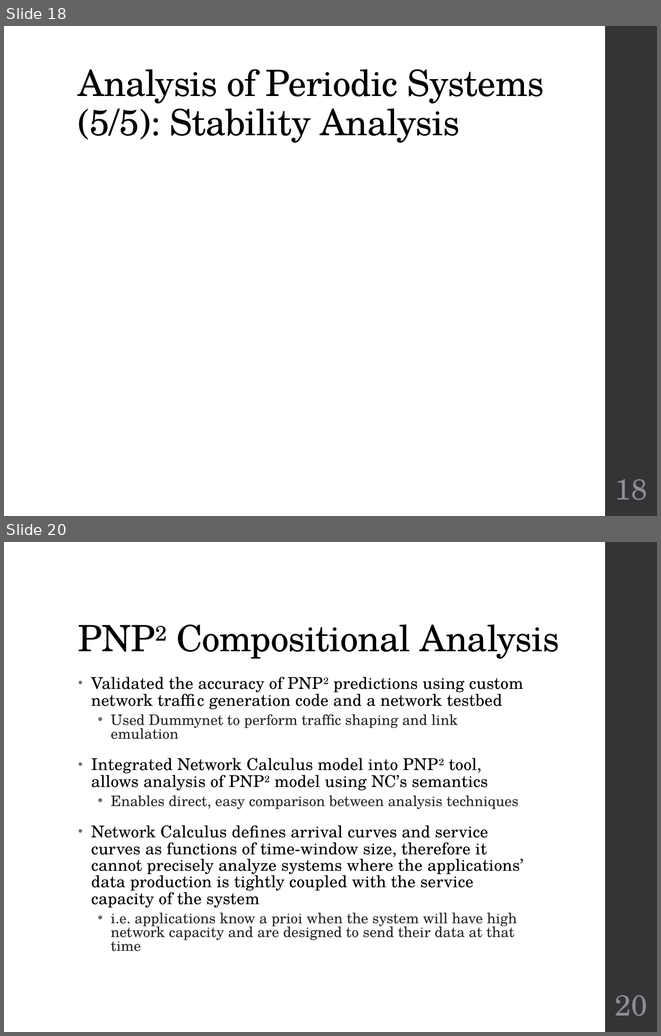
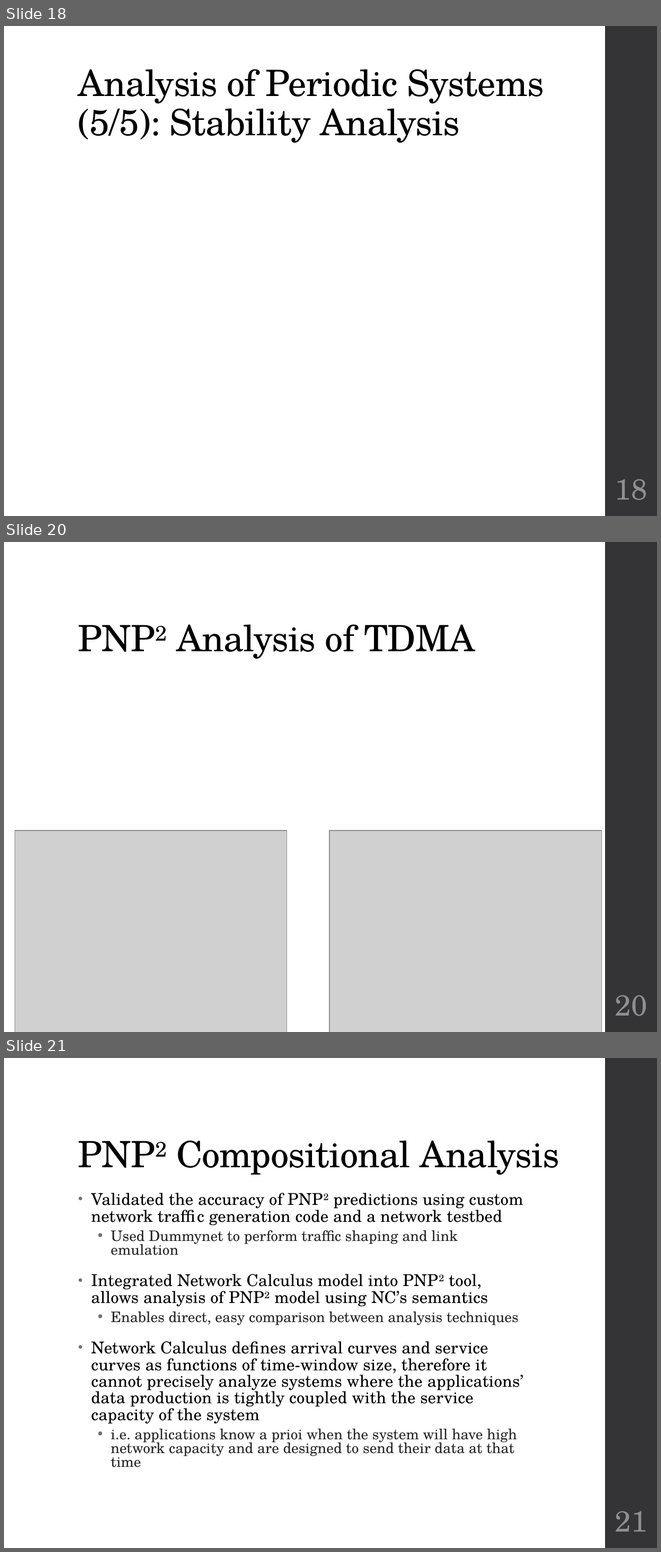
Before and after one commit to finger563/cbsat, a slide deck: thesis/Defense.pptx. Shown one above the other, each under a label of ours: slides 18 and 20 before the commit, slides 18, 20 and 21 after it; the slides between them are not shown. The pictures are 661x1036 and 661x1552 pixels, drawn with LibreOffice and Linux fonts; fonts in the diff are those of the drawing; grey boxes stand for pictures. Boxes give left, top, right and bottom in pixels: in the first picture for what was removed or moved away, otherwise in the second. Text is boxed around its words. In the diff, an @@ line names an element or a change of style, - is before the commit and + after.

Commit message:
updated slides about tdma

```diff
--- a/thesis/Defense.pptx
+++ b/thesis/Defense.pptx
@@ slide 20 added at [4, 542, 657, 1032], background #FFFFFF; not listed: 1 template element that a slide beside it also shows @@
@@ title added at [176, 624, 475, 659], 40 pt, text #000000 @@
+PNP2 Analysis of TDMA
@@ picture added at [15, 831, 288, 1032] @@
@@ picture added at [329, 831, 601, 1032] @@
@@ page number added at [615, 995, 647, 1016], 32 pt, text #8E8E94 @@
+20
@@ what was slide 20 is now slide 21 @@
@@ page number at [615, 1511, 647, 1531]: text changed @@
-20
+21
```
Also in this commit, not shown: 1 slide changed, 1 slide removed.
